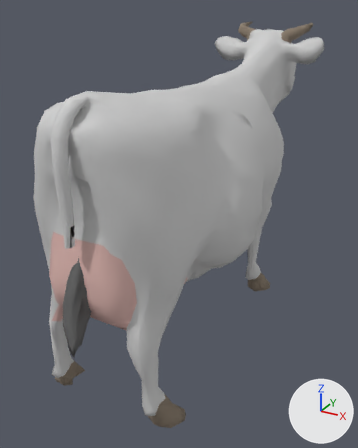
One commit to the OBJ model resources/cow.obj: the scene before it, then after it.
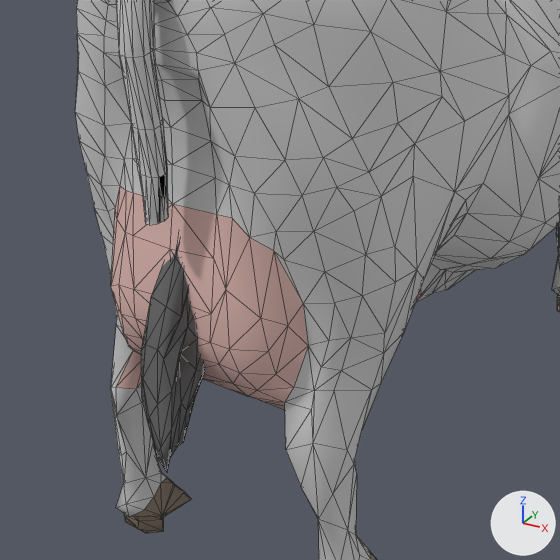
Each version appears first whole from a camera (50 mm lens) standing at (0.796, -1.583, 0.664) and looking at (-0.062, -0.022, -0.117), and next in a close-up on the part from 0% to 70% of the width and 33% to 89% of the height. The axes (+X, +Y, +Z) are drawn at lower right. The lights are the same throughout. The close-ups show mesh edges as thin lines. Where no turn or scale is listed for an object, it has been applied to the vertices.

Before the edit, the objects in view are built like this:
```python
me_cow = bpy.data.meshes.new('cow')
me_cow.from_pydata(...)  # 1867 vertices, 3711 faces; spans x -0.3..0.3, y -0.79..1.01, z -0.53..0.6
me_cow.materials.append(mat_cowtail1)  # dark grey #636363
me_cow.materials.append(mat_cowhide1_002)  # light grey #d0d0d0
me_cow.materials.append(mat_coweyes1_002)  # brown #7c633f
me_cow.materials.append(mat_cowhorns1_002)  # brown #897c6c
me_cow.materials.append(mat_cowhide1)  # light grey #d0d0d0
me_cow.materials.append(mat_cowudder1)  # pink #deb6b0
me_cow.materials.append(mat_coweyes1)  # brown #7c633f
me_cow.materials.append(mat_cowhooves1)  # brown #897c6c
me_cow.materials.append(mat_cownose1)  # dark grey #635656
ob_cow = bpy.data.objects.new('cow', me_cow)
ob_cow.location = (0.0, 0.0, 0.0)
```
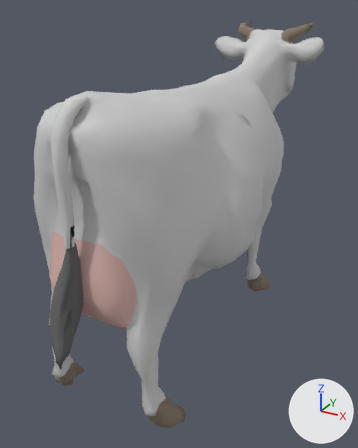
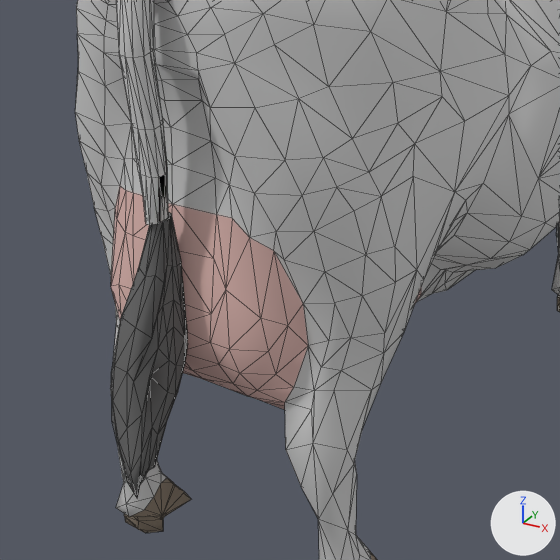
Boxes [x1, y1, x2, y2] around the edits, measured in the close-ups (560 x 560 px; the box of a moved part takes in the faces that stretch with it):
part 1 of me_cow, moved or reshaped
    before: [141, 245, 205, 472]
    after: [111, 212, 188, 498]

The edits, one by one:
me_cow has 1867 vertices, 3711 faces and spans x -0.3..0.3, y -0.79..1.01, z -0.53..0.6.
me_cow is used by ob_cow; location (0.0, 0.0, 0.0).
me_cow part 1: the loose piece of 84 vertices spanning x -0.04..0.04, y -0.79..-0.64, z -0.19..0.11 is moved by (0.0, -0.05, 0.0).
